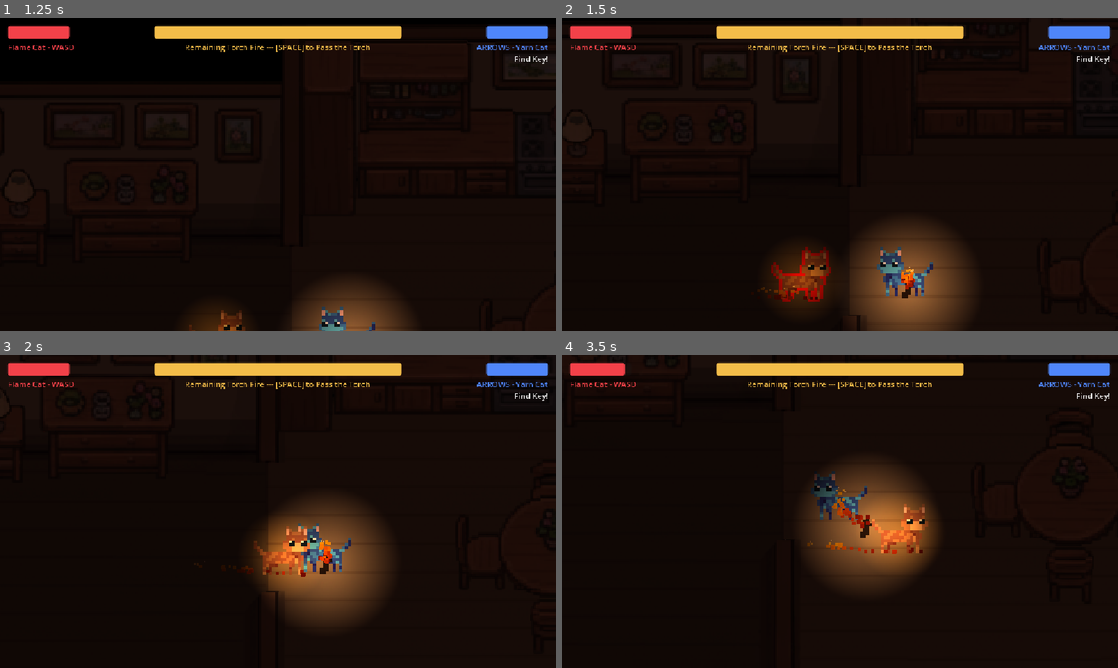
Above: before the commit, frames 1-4 (two rows, left to right).
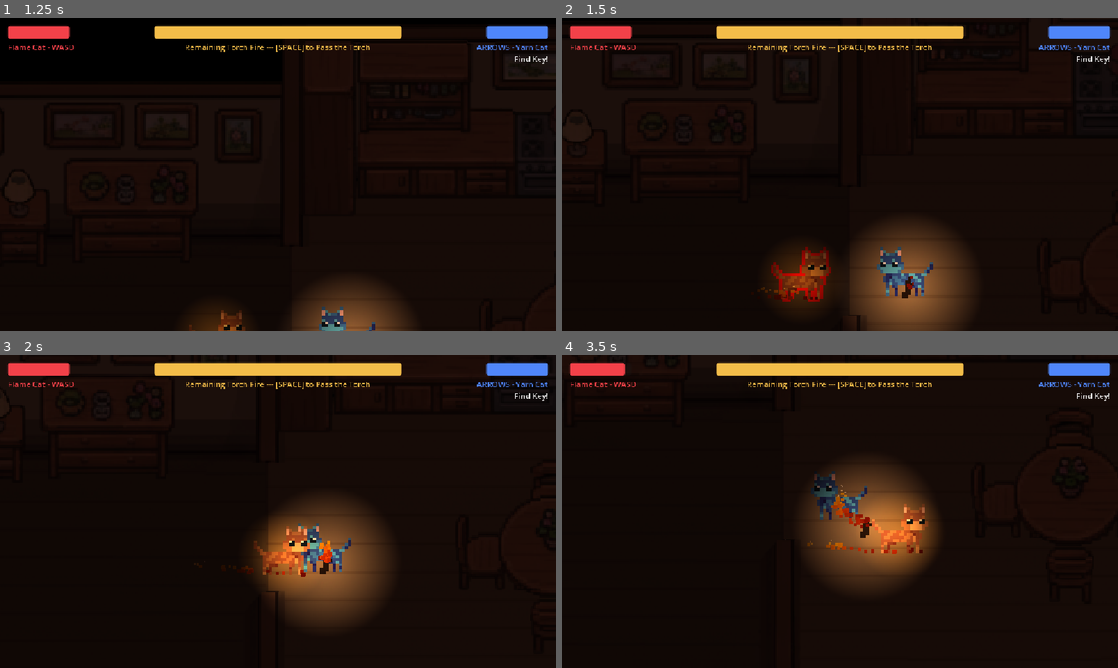
Above: after the commit, the same moments.

Repository: anqilique/GDGJam2-2025
Game: Godot game, scene res://Scenes/start_menu.tscn
The game is run twice, just before and just after one commit, with the same random seed, the same clock (stepped at 60 frames per second) and the same inputs. The engine's default icon, where the game draws it, is replaced by a stand-in: a white triangle on a blue panel in a dark square.
Inputs (mouse positions are in pixels of both pictures, inside the frame that each line leads up to):
- Up to frame 1 (1.25 s): click "PLAY" at 0.5 s
- Up to frame 2 (1.5 s): move the mouse to (962, 158) at 1.27 s; hold D (fire_cat_move_right) from 1.28 s (still down); tap Shift (yarn_cat_search) at 1.35 s
- Up to frame 3 (2 s): keep holding D (fire_cat_move_right)
- Up to frame 4 (3.5 s): move the mouse to (728, 527) at 2.02 s; release D (fire_cat_move_right) at 2.03 s; hold S (fire_cat_move_down) 2.03-2.78 s; click (728, 527) at 2.1 s; tap Shift (yarn_cat_search) at 2.3, 3.05 s; move the mouse to (895, 442) at 2.77 s; hold D (fire_cat_move_right) from 2.78 s (still down); tap Space (yarn_cat_pass_torch) at 2.85 s

Frame 1 is identical in both runs. In frame 2, 0.1% of the frame differs, in the area x 61-64%, y 79-87%; in frame 3, less than 0.1%; in frame 4, 0.2%, in the area x 48-56%, y 41-56%.

Commit message:
Make Easier to Find Kindling

Diff:
--- a/Scripts/YarnCat/YarnCat.gd
+++ b/Scripts/YarnCat/YarnCat.gd
@@ -25,10 +25,10 @@
 			Globals.key_found = true
 			$SearchLabel.text = "Key has been found!"
 	else:
-		var find_kindling = randi_range(1, 3)
+		var find_kindling = randi_range(1, 4)
 
-		if find_kindling <= 2:
-			Globals.torch_flames += 1
+		if find_kindling <= 3:
+			Globals.torch_flames += find_kindling
 			$SearchLabel.text = "Found some kindling!"
 		else:
 			$SearchLabel.text = "Nothing here!\nTry again?"
